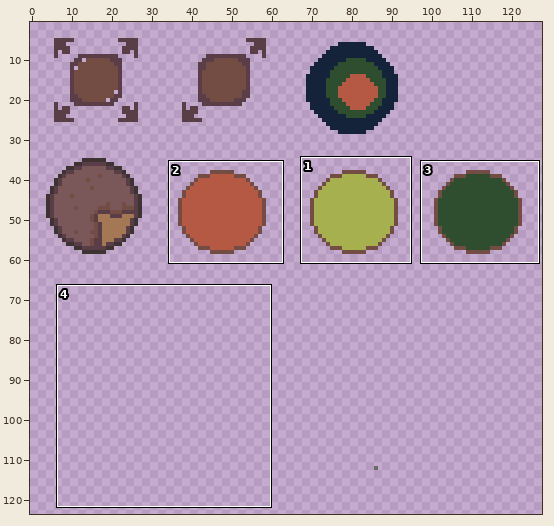
A pixel-art file gets an edit: icons/icons.aseprite. The first picture is a wide view before the edit; the outline marks the close-up.
Close-up. As it was:
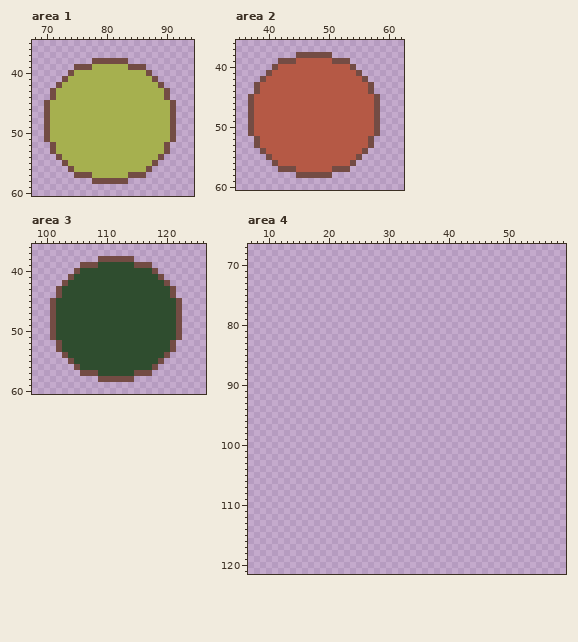
256x256 pixels, 1 frame. Shown: area 1: x 68..94, y 35..60; area 2: x 35..62, y 36..60; area 3: x 98..126, y 36..60; area 4: x 7..59, y 67..121. The wide view leaves out empty margins. The commit also changed other parts of the picture, which this record leaves out.
The same view after the edit:
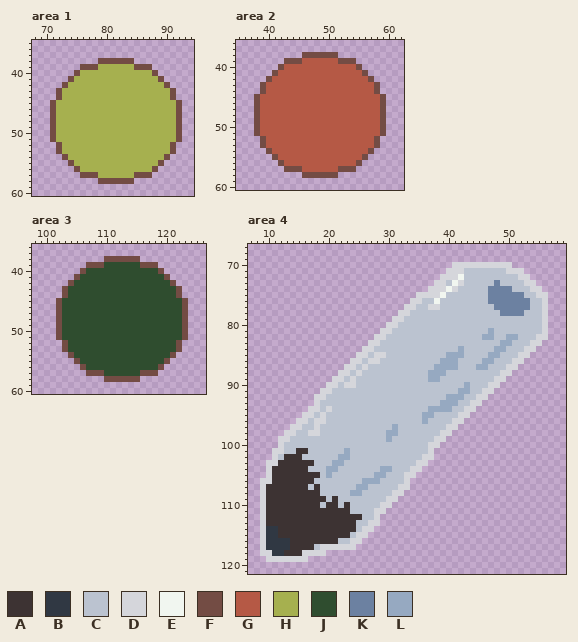
Palette (. is transparent): A #3d3333  B #303843  C #bbc3d0  D #d5d6db  E #f1f6f0  F #734c44  G #b55945  H #a6b04f  J #2f4d2f  K #6c81a1  L #96a9c1
What changed:
Changed rows in their new state; - is an unchanged pixel.
Area 1:
first column x 70:
38 --------.-----F--------
39 -----.--F-----H--F-----
40 ----.F-----------HF----
41 ---.F-------------HF---
42 --.F---------------HF--
43 -.F-----------------HF-
44 -.F-----------------HF-
45 .F-------------------HF
46 .F-------------------HF
47 .F-------------------HF
48 .F-------------------HF
49 .F-------------------HF
50 .F-------------------HF
51 .F-------------------HF
52 -.F-----------------HF-
53 -.F-----------------HF-
54 --.F---------------HF--
55 ---.F-------------HF---
56 ----.F-----------HF----
57 -----.--F-----H--F-----
58 --------.-----F--------
Area 2:
first column x 37:
38 --------.-----F--------
39 -----.--F-----G--F-----
40 ----.F-----------GF----
41 ---.F-------------GF---
42 --.F---------------GF--
43 -.F-----------------GF-
44 -.F-----------------GF-
45 .F-------------------GF
46 .F-------------------GF
47 .F-------------------GF
48 .F-------------------GF
49 .F-------------------GF
50 .F-------------------GF
51 .F-------------------GF
52 -.F-----------------GF-
53 -.F-----------------GF-
54 --.F---------------GF--
55 ---.F-------------GF---
56 ----.F-----------GF----
57 -----.--F-----G--F-----
58 --------.-----F--------
Area 3:
first column x 101:
38 --------.-----F--------
39 -----.--F-----J--F-----
40 ----.F-----------JF----
41 ---.F-------------JF---
42 --.F---------------JF--
43 -.F-----------------JF-
44 -.F-----------------JF-
45 .F-------------------JF
46 .F-------------------JF
47 .F-------------------JF
48 .F-------------------JF
49 .F-------------------JF
50 .F-------------------JF
51 .F-------------------JF
52 -.F-----------------JF-
53 -.F-----------------JF-
54 --.F---------------JF--
55 ---.F-------------JF---
56 ----.F-----------JF----
57 -----.--F-----J--F-----
58 --------.-----F--------
Area 4:
first column x 9:
 70 --------------------------------DDDDDDDDDD------
 71 -------------------------------DDDCCCCCCCDDD----
 72 ------------------------------DDDECCCCCCCCCDD---
 73 -----------------------------DDCEDCCCCCKCCCCDD--
 74 ----------------------------DDDEDCCCCCKKKKCCCDD-
 75 --------------------------DDDDECCCCCCCKKKKKKCCDD
 76 -------------------------DDCCECCCCCCCCKKKKKKKCCD
 77 ------------------------DDCCDDCCCCCCCCCKKKKKKCCD
 78 -----------------------DDCCCCCCCCCCCCCCCKKKKCCCD
 79 ----------------------DDCCCCCCCCCCCCCCCCCCCCCCCD
 80 ---------------------DDCCCCCCCCCCCCCCCCCCCCCCCCD
 81 --------------------DDCCCCCCCCCCCCCCCCLCCCCCCCCD
 82 -------------------DDCCCCCCCCCCCCCCCCLLCCLLCCCDD
 83 ------------------DDCCCCCCCCCCCCCCCCCCCCLLCCCDD-
 84 -----------------DDCCCCCCCCCCCCCCLCCCCCLLCCCDD--
 85 ----------------DDCDDCCCCCCCCCCLLLCCCCLLCCCDD---
 86 ---------------DDCDDCCCCCCCCCCLLLCCCCLLCCCDD----
 87 --------------DDCDCCCCCCCCCCCLLLLCCCLLCCCDD-----
 88 -------------DDCDCCCCCCCCCCCLLLCCCCCCCCCDD------
 89 ------------DDCDCCCCCCCCCCCCLLCCCCCCCCCDD-------
 90 -----------DDCDDCCCCCCCCCCCCCCCCCCLCCCDD--------
 91 ----------DDCCCCCCCCCCCCCCCCCCCCCLLCCDD---------
 92 ---------DDCCCCCCCCCCCCCCCCCCCCLLLCCDD----------
 93 ---------DCCCCCCCCCCCCCCCCCCCCLLLCCDD-----------
 94 --------DDCDCCCCCCCCCCCCCCCCLLLLCCDD------------
 95 -------DDCDCCCCCCCCCCCCCCCCLLCCCCDD-------------
 96 ------DDCDDCCCCCCCCCCCCCCCCLCCCCDD--------------
 97 -----DDCCDCCCCCCCCCCCCLCCCCCCCCDD---------------
 98 ----DDCCDDCCCCCCCCCCCLLCCCCCCCDD----------------
 99 ---DDCCCCCCCCCCCCCCCCLCCCCCCCDD-----------------
100 ---DCCCCCCCCCCCCCCCCCCCCCCCCDD------------------
101 --DDCCAACCCCCCLCCCCCCCCCCCCCD-------------------
102 --DCAAACCCCCCLLCCCCCCCCCCCCDD-------------------
103 -DDAAAAAACCCLLCCCCCCCCCCCCDD--------------------
104 -DAAAAAACCCLLCCCCCCCLLCCCDD---------------------
105 -DAAAAAAAACLCCCCCCCLLCCCDD----------------------
106 DDAAAAAAACCCCCCCCLLLCCCCD-----------------------
107 DAAAAAAACACCCCCCLLCCCCCDD-----------------------
108 DAAAAAAAAACCCCCLLCCCCCDD------------------------
109 DAAAAAAAAAACACCCCCCCCDD-------------------------
110 DAAAAAAAAACAACACCCCCDD--------------------------
111 DAAAAAAAAAAAAAACCCCDD---------------------------
112 DAAAAAAAAAAAAAAAACCD----------------------------
113 DAAAAAAAAAAAAAAACCDD----------------------------
114 DBBAAAAAAAAAAAAACDD-----------------------------
115 DBBAAAAAAAAAAAACDD------------------------------
116 DBBBBAAAAAAAACCDD-------------------------------
117 DBBBBAAAACDDDDDD--------------------------------
118 DDBBAAADDDD-------------------------------------
119 -DDDDDDD----------------------------------------
